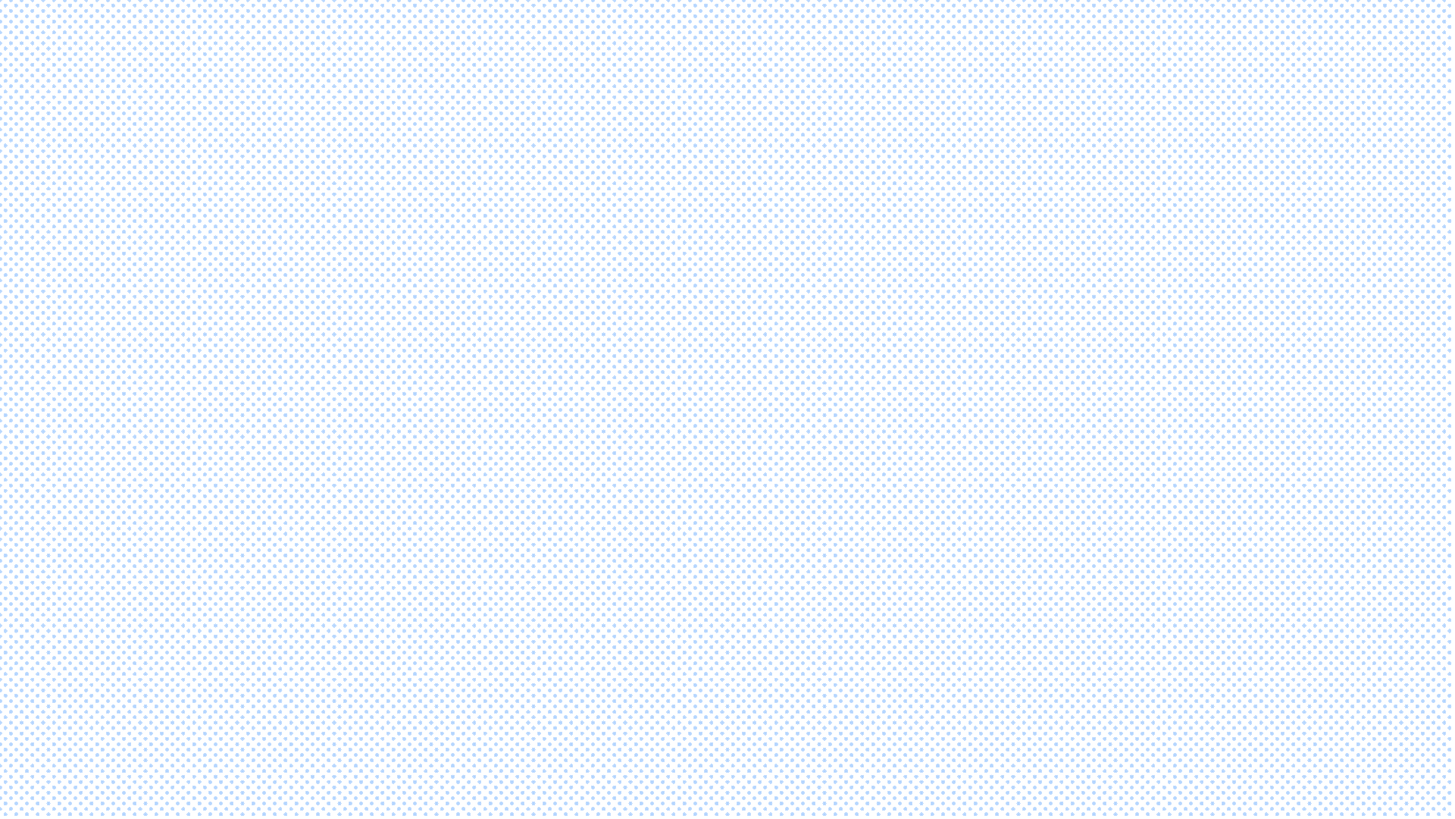
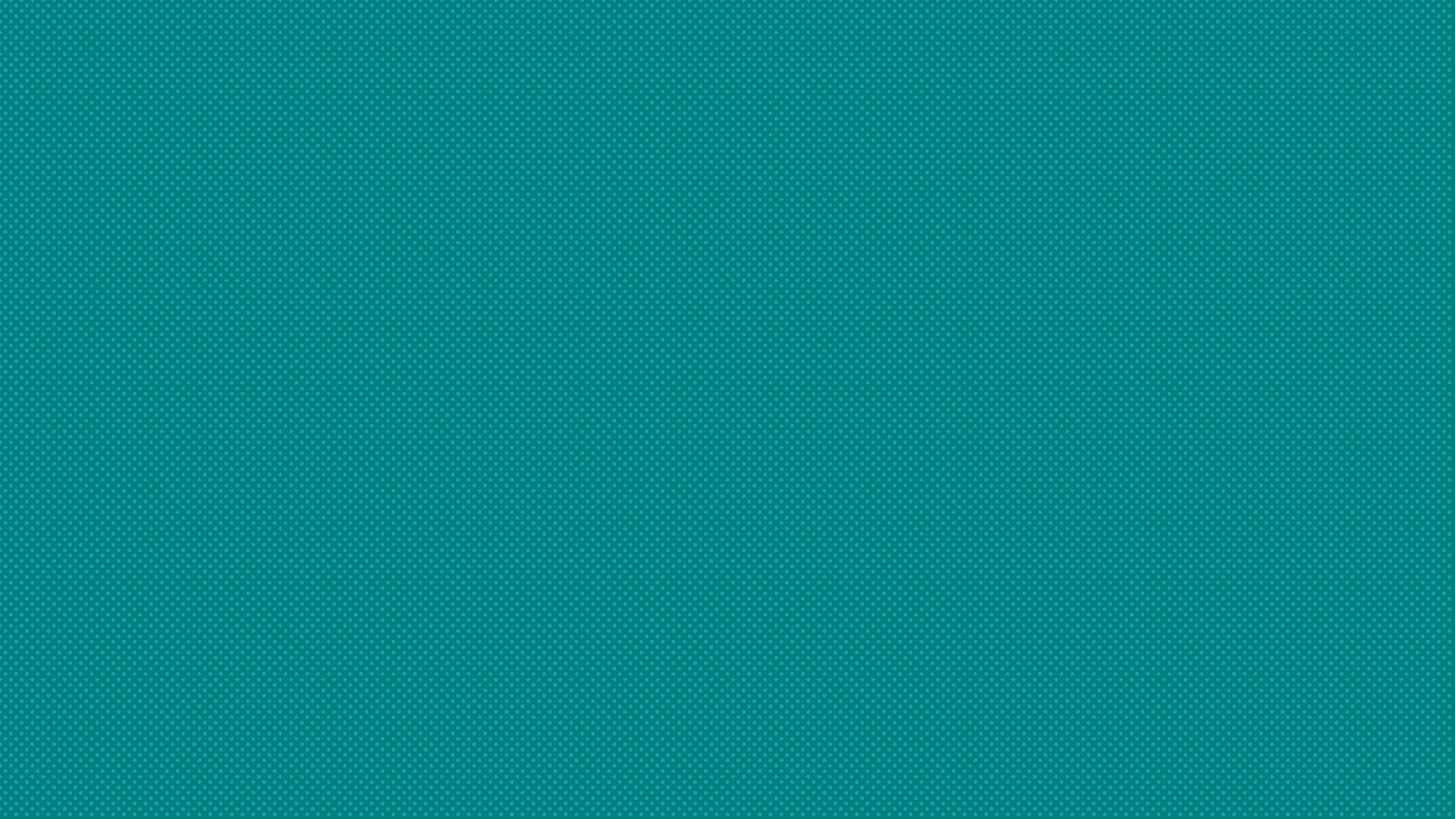
Revision of a layered 1455×819 image; what changed, layer by layer:
"Group 1": opacity 30% → 100% over [0, 0, 1453, 816]
painted on "Layer 2" over [0, 0, 1453, 816]
removed layer "Layer 1" from group "Group 1" over [3, 3, 1453, 816]
added layer "Layer 5" above "Layer 4" over [0, 0, 1455, 819]
added layer "Layer 4" above "Hue/Saturation 1" over [0, 0, 1455, 819]
showed "Background", painted on it over [0, 0, 1455, 819]
